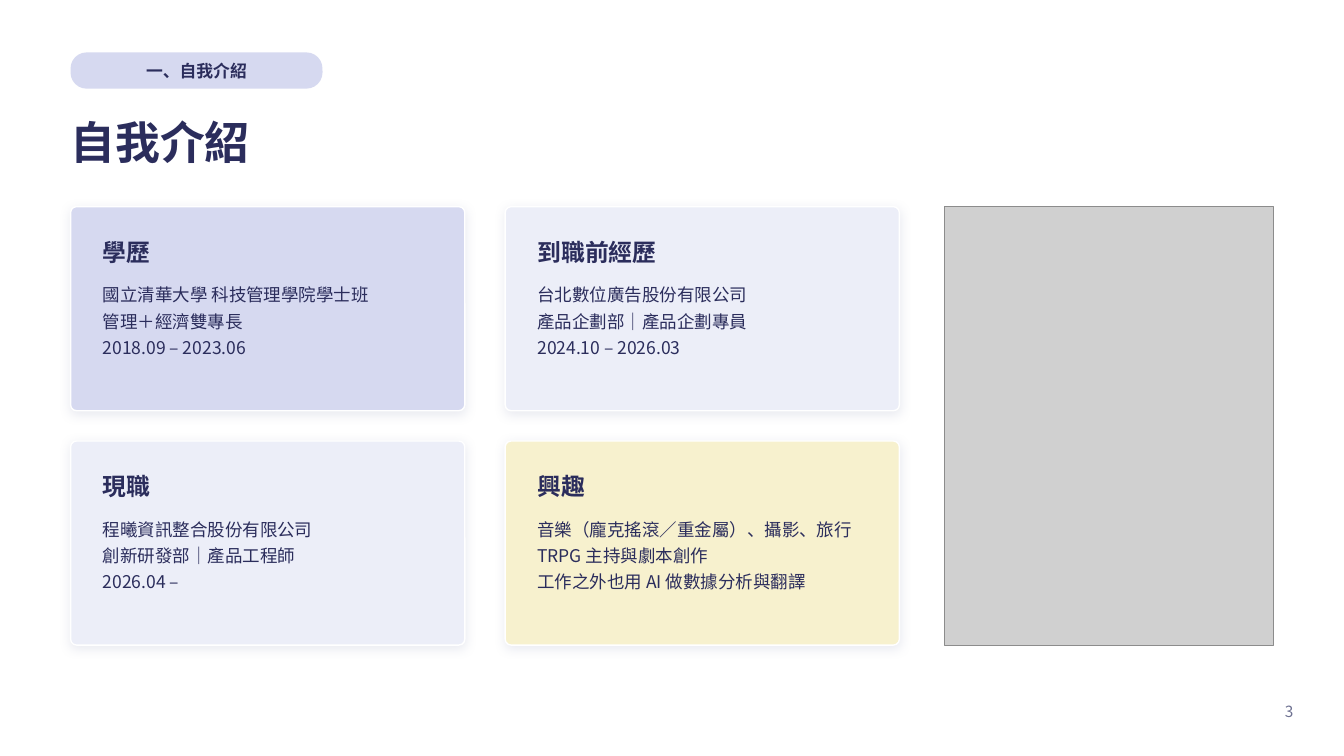
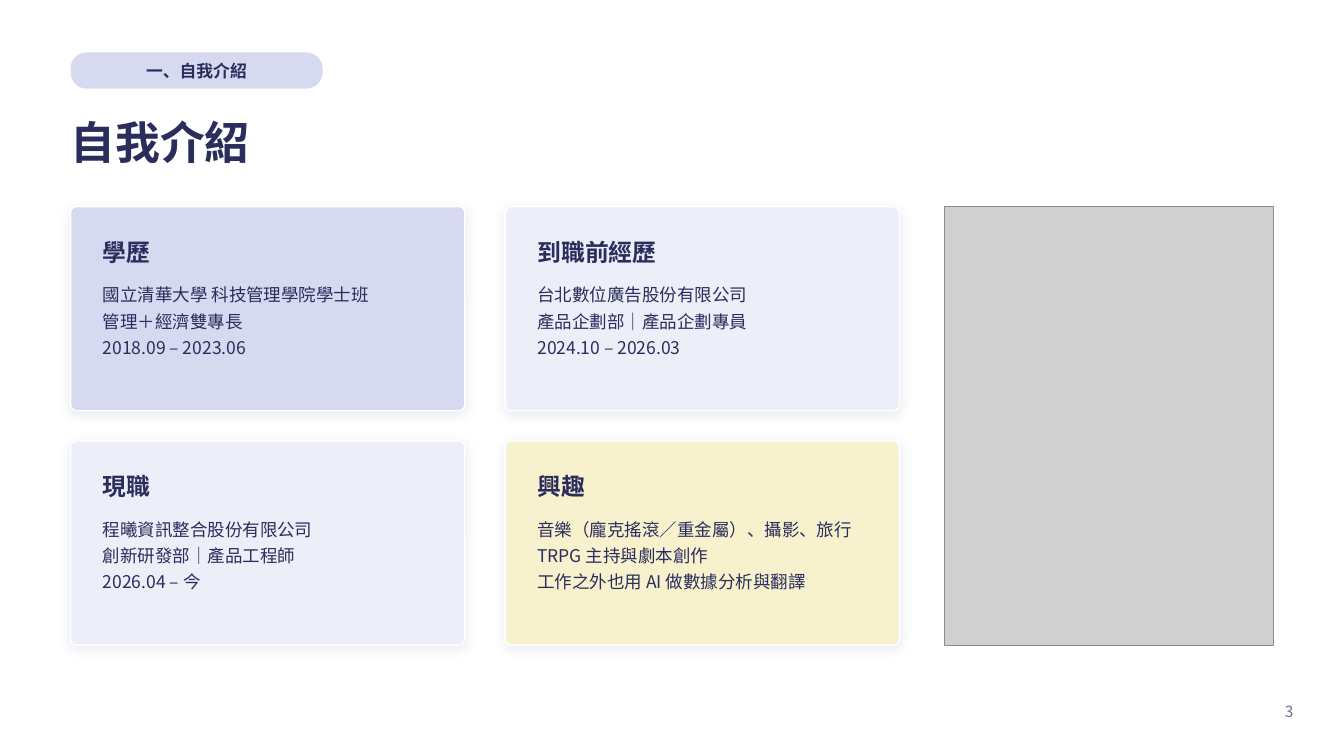
Before and after one commit to kirihuang-bit/freshman-report, a slide deck: slide 3 of 黃家朗新人報告.pptx. Drawn at 1344x756 pixels with LibreOffice and Linux fonts; fonts in the diff are those of the drawing; grey boxes stand for pictures. Boxes give left, top, right and bottom in pixels: in the first picture for what was removed or moved away, otherwise in the second. Text is boxed around its words. In the diff, an @@ line names an element or a change of style, - is before the commit and + after.

```diff
--- a/黃家朗新人報告.pptx
+++ b/黃家朗新人報告.pptx
@@ text at [103,573,201,589]: text changed @@
-2026.04 –
+2026.04 – 今
```
Also in this commit, not shown: 12 other slides changed, 4 slides removed, 3 other files.
